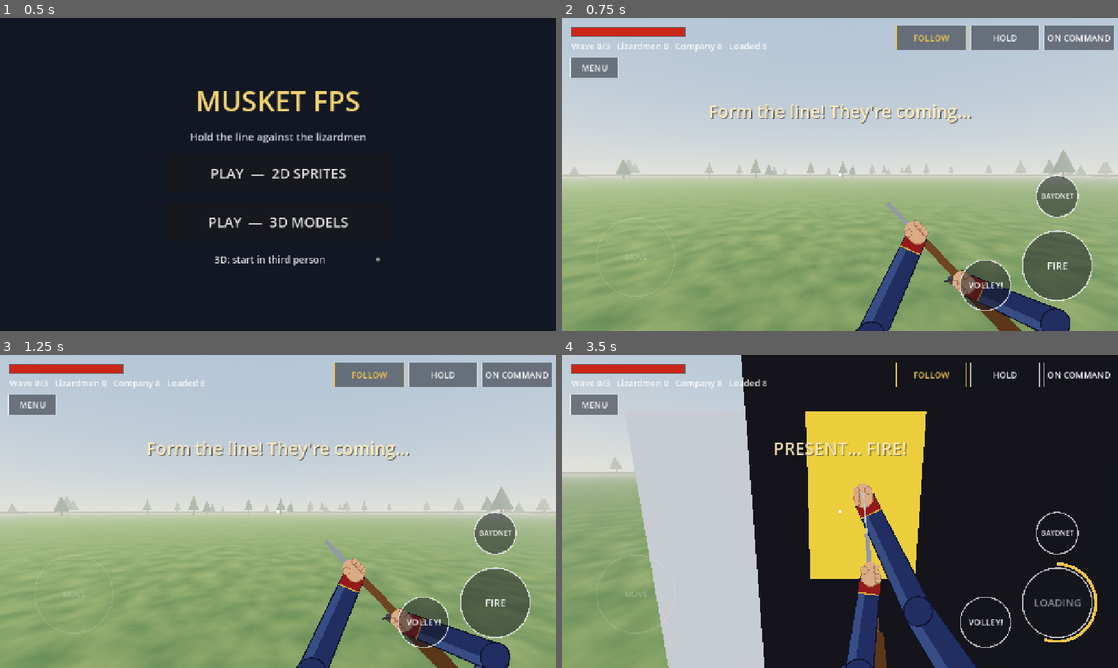
Above: before the commit, frames 1-4 (two rows, left to right).
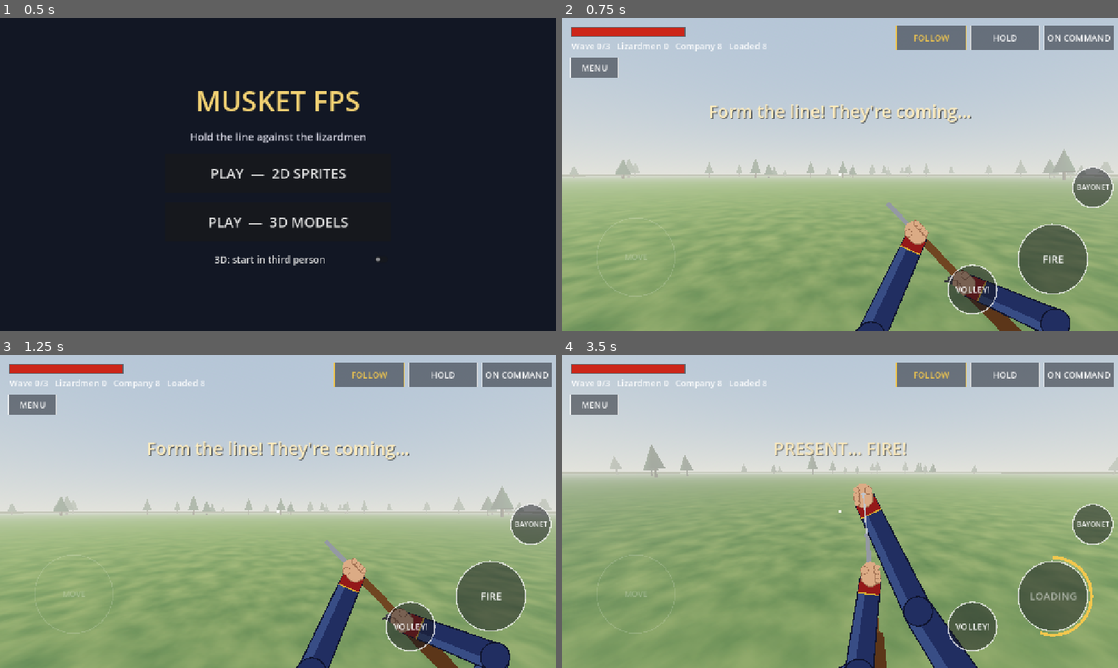
Above: after the commit, the same moments.

Repository: cavaleirobrancopensante/MusketFPS
Game: Godot game, scene res://scenes/menu.tscn
The game is run twice, just before and just after one commit, with the same random seed, the same clock (stepped at 60 frames per second) and the same inputs.
Inputs (mouse positions are in pixels of both pictures, inside the frame that each line leads up to):
- Up to frame 1 (0.5 s): no input
- Up to frame 2 (0.75 s): click "PLAY — 2D SPRITES" at 0.5 s
- Up to frame 3 (1.25 s): no input
- Up to frame 4 (3.5 s): move the mouse to (812, 574) at 1.27 s; hold W (move_forward) 1.28-2 s; tap E (block) at 1.35, 3.05 s; click (812, 574) at 1.42 s; tap Space (fire) at 1.55 s; drag from (1006, 558) to (812, 574) at 2.02 s; move the mouse to (673, 464) at 2.77 s; hold A (move_left) from 2.78 s (still down); tap F (volley) at 2.85 s

Frame 1 is identical in both runs. In frame 2, 3.4% of the frame differs, in the area x 1-100%, y 41-95%; in frame 3, 3.4%; in frame 4, 73%, in the area x 8-100%, y 0-100%.

Commit message:
Swing buttons, clearer first person, soldiers with individual pace
- Melee: four swing buttons (OVER, LEFT, RIGHT, THRUST) replace the
  drag joystick; press to wind up, hold to charge, release to strike,
  drag from the button to keep aiming
- 3D first person: own torso, collar and head hidden; shoulders sit
  below the screen so only arms and musket show; reload pose further out
- Soldiers each have reaction time, pace, steadiness and reload speed;
  they see the line's position with a personal delay so wheels and halts
  ripple through the company; ragged volleys, misfires, idle glances,
  animations out of step

Co-Authored-By: Claude Opus 5.5 <noreply@anthropic.com>
Claude-Session: https://claude.ai/code/session_01HuFGXcEGY55MGcQ6NUu6tq

Diff:
--- a/scripts/hud.gd
+++ b/scripts/hud.gd
@@ -3,9 +3,9 @@
 ##   left side  - floating move joystick (appears where your thumb lands)
 ##   right side - drag anywhere to look
 ##   FIRE       - fires your musket; keep dragging from it to aim while firing
-##   BAYONET    - switch to melee; the FIRE button becomes the SWING joystick:
-##                press to wind up, drag up/left/right/down to choose where the
-##                blow comes from, release to strike (hold longer = heavier)
+##   BAYONET    - switch to melee; FIRE becomes four swing buttons (OVER,
+##                LEFT, RIGHT, THRUST): press to wind up, hold to charge,
+##                release to strike; drag from the button to keep aiming
 ##   BLOCK      - hold to parry (melee only)
 ##   VOLLEY!    - the company fires every loaded musket
 ##   top right  - FOLLOW / HOLD / fire mode toggle
@@ -14,8 +14,6 @@
 ## Touches are handled by hand (not Buttons) so several fingers work at once.
 
 const JOY_RADIUS := 90.0
-const SWING_RADIUS := 70.0
-const SWING_DEADZONE := 26.0
 
 # Swing directions (same values as player.gd's Swing enum).
 const NONE := -1
@@ -62,9 +60,7 @@
 var joy_pos := Vector2.ZERO
 var look_index := -1
 var look_last := Vector2.ZERO
-var swing_index := -1
-var swing_origin := Vector2.ZERO
-var swing_pos := Vector2.ZERO
+var swing_index := -1 # finger holding a swing button
 var block_index := -1
 
 var message := ""
@@ -141,13 +137,21 @@
 func _buttons() -> Array:
 	var s := size
 	var list := []
-	var main_label := "SWING" if _melee() else "FIRE"
-	list.append({"id": "fire", "circle": true, "pos": Vector2(s.x - 140, s.y - 150), "r": 80.0, "label": main_label})
-	list.append({"id": "weapon", "circle": true, "pos": Vector2(s.x - 140, s.y - 310), "r": 48.0,
+	var c := Vector2(s.x - 150, s.y - 165)
+	if _melee():
+		# Four swing buttons in a diamond where FIRE was: the button you
+		# press is where the blow comes from.
+		var gap := 84.0
+		list.append({"id": "swing0", "circle": true, "pos": c + Vector2(0, -gap), "r": 46.0, "label": "OVER"})
+		list.append({"id": "swing1", "circle": true, "pos": c + Vector2(-gap, 0), "r": 46.0, "label": "LEFT"})
+		list.append({"id": "swing2", "circle": true, "pos": c + Vector2(gap, 0), "r": 46.0, "label": "RIGHT"})
+		list.append({"id": "swing3", "circle": true, "pos": c + Vector2(0, gap), "r": 46.0, "label": "THRUST"})
+		list.append({"id": "block", "circle": true, "pos": Vector2(s.x - 310, s.y - 280), "r": 52.0, "label": "BLOCK"})
+	else:
+		list.append({"id": "fire", "circle": true, "pos": c, "r": 80.0, "label": "FIRE"})
+	list.append({"id": "weapon", "circle": true, "pos": Vector2(s.x - 58, s.y - 330), "r": 46.0,
 		"label": "MUSKET" if _melee() else "BAYONET"})
-	list.append({"id": "volley", "circle": true, "pos": Vector2(s.x - 305, s.y - 105), "r": 58.0, "label": "VOLLEY!"})
-	if _melee():
-		list.append({"id": "block", "circle": true, "pos": Vector2(s.x - 300, s.y - 260), "r": 54.0, "label": "BLOCK"})
+	list.append({"id": "volley", "circle": true, "pos": Vector2(s.x - 335, s.y - 95), "r": 56.0, "label": "VOLLEY!"})
 	var bw := 160.0
 	var bh := 56.0
 	var y := 18.0
@@ -171,14 +175,6 @@
 	return r.grow(10).has_point(p)
 
 
-static func _dir_from_drag(v: Vector2) -> int:
-	if v.length() < SWING_DEADZONE:
-		return NONE
-	if absf(v.x) > absf(v.y):
-		return LEFT if v.x < 0.0 else RIGHT
-	return OVERHEAD if v.y < 0.0 else THRUST
-
-
 # ---------------------------------------------------------------- input
 
 func _input(event: InputEvent) -> void:
@@ -192,11 +188,6 @@
 		var d := make_input_local(event) as InputEventScreenDrag
 		if d.index == joy_index:
 			joy_pos = d.position
-		elif d.index == swing_index:
-			swing_pos = d.position
-			var dir := _dir_from_drag(swing_pos - swing_origin)
-			if dir != NONE:
-				player.set_swing_dir(dir)
 		elif d.index == look_index:
 			var drag := d.position - look_last
 			player.add_look(drag)
@@ -236,20 +227,22 @@
 	pressed_id = id
 	pressed_time = 0.15
 	match id:
-		"fire":
-			if _melee():
-				# The fire button becomes the swing joystick; the stick
-				# centres wherever your thumb lands.
-				if swing_index == -1 and player.begin_swing():
-					swing_index = idx
-					swing_origin = p
-					swing_pos = p
-			else:
-				player.request_fire()
-				# Like CoD Mobile: the fire button also aims if you drag from it.
+		"swing0", "swing1", "swing2", "swing3":
+			# Press to wind up, hold to charge, release to strike.
+			if swing_index == -1 and player.begin_swing():
+				player.set_swing_dir(int(id.substr(5)))
+				swing_index = idx
+				# Dragging from a swing button turns you, so you can track
+				# a target while winding up.
 				if look_index == -1:
 					look_index = idx
 					look_last = p
+		"fire":
+			player.request_fire()
+			# Like CoD Mobile: the fire button also aims if you drag from it.
+			if look_index == -1:
+				look_index = idx
+				look_last = p
 		"weapon":
 			player.toggle_weapon()
 		"block":
@@ -403,10 +396,7 @@
 		_text_center("MOVE", hint, 18, Color(1, 1, 1, 0.25))
 
 	for b in _buttons():
-		if b["id"] == "fire" and swing_index != -1:
-			_draw_swing_stick()
-		else:
-			_draw_button(b)
+		_draw_button(b)
 
 	# Message banner.
 	if message_time > 0.0 and message != "":
@@ -661,31 +651,6 @@
 			draw_arc(c, 16, 0, TAU, 32, Color(1, 1, 1, 0.3), 2)
 
 
-## The swing joystick: four sectors, the chosen one lit, plus a charge ring.
-func _draw_swing_stick() -> void:
-	var o := swing_origin
-	var r := SWING_RADIUS
-	draw_circle(o, r, Color(0.08, 0.09, 0.12, 0.55))
-	var chosen: int = player.swing_dir
-	var gold := Color(0.95, 0.78, 0.3)
-	# Sector centres: up, left, right, down.
-	var centres := {OVERHEAD: -PI * 0.5, LEFT: PI, RIGHT: 0.0, THRUST: PI * 0.5}
-	for d in centres:
-		var ang: float = centres[d]
-		var col := gold if d == chosen else Color(1, 1, 1, 0.35)
-		draw_arc(o, r - 6, ang - 0.6, ang + 0.6, 16, col, 8 if d == chosen else 3)
-	var labels := {OVERHEAD: "OVER", LEFT: "LEFT", RIGHT: "RIGHT", THRUST: "THRUST"}
-	for d in labels:
-		var ang2: float = centres[d]
-		var lc := gold if d == chosen else Color(1, 1, 1, 0.5)
-		_text_center(labels[d], o + Vector2.from_angle(ang2) * (r * 0.62), 13, lc)
-	var ch: float = player.charge()
-	var ring := Color(1, 1, 1) if ch >= 1.0 else gold
-	draw_arc(o, r + 8, -PI * 0.5, -PI * 0.5 + TAU * ch, 48, ring, 6)
-	var knob := o + (swing_pos - o).limit_length(r - 20)
-	draw_circle(knob, 26, Color(1, 1, 1, 0.5))
-
-
 func _draw_button(b: Dictionary) -> void:
 	var id: String = b["id"]
 	var bg := Color(0.08, 0.09, 0.12, 0.5)
@@ -701,6 +666,12 @@
 		bg = Color(1, 1, 1, 0.35)
 	if id == "volley" and battle.loaded_count() == 0:
 		label_col = Color(1, 1, 1, 0.35)
+	var swinging: bool = id.begins_with("swing") and player.swing_phase != "idle" \
+		and int(id.substr(5)) == player.swing_dir
+	if swinging:
+		edge = Color(0.95, 0.78, 0.3)
+		label_col = Color(0.95, 0.78, 0.3)
+		bg = Color(0.95, 0.78, 0.3, 0.25)
 
 	if b["circle"]:
 		var pos: Vector2 = b["pos"]
@@ -713,9 +684,14 @@
 			draw_arc(pos, r + 9, -PI * 0.5, -PI * 0.5 + TAU * player.reload_progress(), 48, Color(0.95, 0.78, 0.3), 7)
 			label = "LOADING"
 			label_col = Color(1, 1, 1, 0.5)
+		if swinging and player.swing_phase == "windup":
+			# Charge ring fills while you hold; white when fully charged.
+			var ch: float = player.charge()
+			var ring := Color(1, 1, 1) if ch >= 1.0 else Color(0.95, 0.78, 0.3)
+			draw_arc(pos, r + 8, -PI * 0.5, -PI * 0.5 + TAU * ch, 40, ring, 6)
 		if id == "weapon" and player.is_switching():
 			label_col = Color(1, 1, 1, 0.4)
-		var fsize := 24 if id == "fire" else (16 if id == "weapon" else 20)
+		var fsize := 24 if id == "fire" else (16 if id == "weapon" or id.begins_with("swing") else 20)
 		_text_center(label, pos, fsize, label_col)
 	else:
 		var rect: Rect2 = b["rect"]
--- a/scripts/player.gd
+++ b/scripts/player.gd
@@ -131,9 +131,9 @@
 		pos.y = maxf(pos.y, 0.35)
 		camera.position = pos
 	else:
-		# Eye sits just behind the head so your hands and musket keep a
-		# comfortable distance from the lens.
-		camera.position = Vector3(0, 1.66, 0.14)
+		# Eye at the head; your own torso is hidden in first person, and the
+		# arms rise from below the screen, so nothing of you blocks the view.
+		camera.position = Vector3(0, 1.64, 0.02)
 	camera.rotation = Vector3(pitch, 0, 0)
 
 
--- a/scripts/player_body.gd
+++ b/scripts/player_body.gd
@@ -12,7 +12,7 @@
 
 # [grip position, musket direction]
 const READY := [Vector3(0.19, 1.34, -0.46), Vector3(-0.04, 0.05, -1)]
-const UPRIGHT := [Vector3(0.06, 1.0, -0.42), Vector3(0, 1, -0.22)]
+const UPRIGHT := [Vector3(0.02, 0.98, -0.56), Vector3(0, 1, -0.25)]
 const MELEE_IDLE := [Vector3(0.16, 1.28, -0.3), Vector3(0, 0.28, -1)]
 const BLOCK := [Vector3(0.32, 1.52, -0.42), Vector3(-1, 0.1, -0.05)]
 # Swing directions: 0 overhead, 1 from left, 2 from right, 3 thrust.
@@ -124,7 +124,7 @@
 		"A": grip,
 		"B": grip + Vector3(0.07, 0.1, -0.02),
 		"C": muzzle + Vector3(0.03, 0.08, 0.0),
-		"D": muzzle + d * 0.45,
+		"D": muzzle + d * 0.34,
 		"E": muzzle + d * 0.06,
 		"F": muzzle + d * 0.32 + Vector3(0.04, 0, 0),
 		"H": Vector3(0.28, 0.95, 0.05),
--- a/scripts/rig3d.gd
+++ b/scripts/rig3d.gd
@@ -38,6 +38,7 @@
 const MUZZLE := 1.05
 const BUTT := 0.45
 const FORESTOCK := 0.3 # where the left hand holds it
+const FP_SHOULDER_DROP := Vector3(0.0, -0.22, -0.04)
 
 static var _materials := {}
 static var _meshes := {}
@@ -89,7 +90,6 @@
 var _leg := {}
 var _tail: Array = []
 var _all_meshes: Array = []
-var _fp_hide: Array = [] # hidden in first person
 var _overlay: StandardMaterial3D
 
 var _shoulder_r := Vector3(0.23, 0.5, 0.0) # spine space
@@ -105,6 +105,7 @@
 	add_child(body)
 	spine = Node3D.new()
 	body.add_child(spine)
+	_walk_phase = randf() * TAU # everyone out of step
 	_overlay = StandardMaterial3D.new()
 	_overlay.shading_mode = BaseMaterial3D.SHADING_MODE_UNSHADED
 	_overlay.transparency = BaseMaterial3D.TRANSPARENCY_ALPHA
@@ -189,8 +190,8 @@
 	_part(spine, _box_mesh(Vector3(0.4, 0.3, 0.22)), coat, Vector3(0, -0.08, 0.02))
 	if officer:
 		_part(spine, _box_mesh(Vector3(0.44, 0.04, 0.26)), RED, Vector3(0, 0.02, 0)) # sash
-		_fp_hide.append(_part(spine, _box_mesh(Vector3(0.12, 0.03, 0.14)), GOLD, Vector3(0.22, 0.56, 0)))
-		_fp_hide.append(_part(spine, _box_mesh(Vector3(0.12, 0.03, 0.14)), GOLD, Vector3(-0.22, 0.56, 0)))
+		_part(spine, _box_mesh(Vector3(0.12, 0.03, 0.14)), GOLD, Vector3(0.22, 0.56, 0))
+		_part(spine, _box_mesh(Vector3(0.12, 0.03, 0.14)), GOLD, Vector3(-0.22, 0.56, 0))
 	else:
 		_part(spine, _box_mesh(Vector3(0.06, 0.62, 0.02)), WHITE, Vector3(0, 0.28, -0.125), Vector3(0, 0, 38))
 		_part(spine, _box_mesh(Vector3(0.06, 0.62, 0.02)), WHITE, Vector3(0, 0.28, -0.125), Vector3(0, 0, -38))
@@ -324,11 +325,9 @@
 	_lean = lerpf(_lean, t_lean, k)
 	_jaw = lerpf(_jaw, t_jaw, k)
 	spine.rotation.x = -_lean
-	if head != null:
-		head.visible = show_head
-	# First person: hide what would sit right on the lens (epaulettes).
-	for mi in _fp_hide:
-		mi.visible = show_head
+	# First person: hide your own torso, collar and head, so the screen shows
+	# only arms and musket (the arms and legs aren't parented to the spine).
+	spine.visible = show_head
 
 	if kind == "lizard":
 		_update_lizard(delta, kh)
@@ -355,8 +354,11 @@
 	var l_target: Vector3 = grip + wdir * FORESTOCK if t_hand_l == null else _pitched(t_hand_l, pitch, pivot)
 	_hand_r = _hand_r.lerp(r_target, kh)
 	_hand_l = _hand_l.lerp(l_target, kh)
-	_place_arm("r", spine.transform * _shoulder_r, _hand_r, Vector3(1.0, -1.0, 0.4))
-	_place_arm("l", spine.transform * _shoulder_l, _hand_l, Vector3(-1.0, -1.0, 0.4))
+	# First person: anchor the shoulders lower and a touch forward, so the
+	# upper arms rise from below the screen edge instead of beside the lens.
+	var fp_drop := Vector3.ZERO if show_head else FP_SHOULDER_DROP
+	_place_arm("r", spine.transform * _shoulder_r + fp_drop, _hand_r, Vector3(1.0, -1.0, 0.4))
+	_place_arm("l", spine.transform * _shoulder_l + fp_drop, _hand_l, Vector3(-1.0, -1.0, 0.4))
 
 	hand_bayonet.visible = bayonet_in_hand
 	if bayonet_in_hand:
--- a/scripts/soldier.gd
+++ b/scripts/soldier.gd
@@ -1,6 +1,16 @@
 extends "res://scripts/unit.gd"
 ## One musketeer of your company. Keeps his place in the line, loads, fires
 ## (on your command or at will) and uses the bayonet when lizardmen close in.
+##
+## Every man is a little different, so the company obeys as a body but never
+## moves like one machine:
+##   reaction  - how long before he notices the line moving or wheeling
+##   pace      - how briskly he walks and works his musket
+##   steadiness- quick on the trigger or slow and deliberate; shaky men
+##               flinch more and fire wider
+##   reload    - his own reload time, which varies a little every time
+## He also glances around while standing, and his musket can misfire (a
+## "flash in the pan") and need re-priming.
 ##
 ## Animations: idle, walk, aim (musket levelled, shot coming), fire, reload
 ## (ramming), guard (bayonet charged) and thrust.
@@ -10,6 +20,8 @@
 const MELEE_RANGE := 1.8
 const MELEE_DAMAGE := 34.0
 const MELEE_COOLDOWN := 1.2
+const MISFIRE_CHANCE := 0.04
+const REPRIME_TIME := 1.3
 
 var slot_index := 0
 var loaded := true
@@ -19,28 +31,51 @@
 var melee_timer := 0.0
 var retarget_timer := 0.0
 var target: Node3D = null
+
+# Personality.
+var reaction := 0.5
+var pace := 1.0
+var steadiness := 0.5
+
 var _ram_sound_t := 0.0
+var _history: Array = [] # [time, slot position, line facing], for delayed reactions
+var _seen_slot := Vector3.ZERO
+var _seen_forward := Vector3.FORWARD
+var _clock := 0.0
+var _glance_t := 0.0
+var _glance := 0.0 # radians he's looking off to the side
+var _reprime_left := 0.0
 
 
 func _ready() -> void:
 	add_to_group("friendlies")
 	rig_kind = "soldier"
+	reaction = randf_range(0.15, 1.1)
+	pace = randf_range(0.85, 1.15)
+	steadiness = randf()
+	reload_time = randf_range(4.0, 5.6) / pace
+	tempo = pace
+	retarget_timer = randf() * 0.4
+	_glance_t = randf_range(1.0, 4.0)
 	_setup_body(4, 0.35, 1.8, 1.8)
-	reload_time = randf_range(4.5, 5.5)
-	retarget_timer = randf() * 0.4
+	_seen_slot = global_position
+	_seen_forward = battle.line_forward
 
 
 func _physics_process(delta: float) -> void:
 	if not alive:
 		return
+	_clock += delta
+	_update_perception()
 	if not loaded:
 		reload_left -= delta
 		_ram_sound_t -= delta
 		if _ram_sound_t <= 0.0 and reload_left > 0.8:
-			_ram_sound_t = 0.8
+			_ram_sound_t = 0.8 / pace
 			battle.play_sound("ramrod", global_position + Vector3.UP * 1.4, -14.0)
 		if reload_left <= 0.0:
 			loaded = true
+	_reprime_left -= delta
 	melee_timer -= delta
 	retarget_timer -= delta
 	if retarget_timer <= 0.0 or not is_valid_target(target):
@@ -57,7 +92,7 @@
 		face_toward(target.global_position - global_position)
 		set_base_anim("guard")
 		if melee_timer <= 0.0:
-			melee_timer = MELEE_COOLDOWN
+			melee_timer = MELEE_COOLDOWN * randf_range(0.8, 1.25) / pace
 			play_oneshot("thrust", 0.3)
 			_punch(Vector3.ONE * 1.08, 0.25)
 			if randf() < 0.75:
@@ -70,15 +105,14 @@
 				battle.play_sound("swish", global_position + Vector3.UP, -8.0)
 		return
 
-	# March to our slot in the line.
-	var slot: Vector3 = battle.get_slot_position(slot_index)
-	var to_slot := slot - global_position
+	# March to where he *thinks* his slot is (he reacts a moment late).
+	var to_slot := _seen_slot - global_position
 	to_slot.y = 0.0
 	var gap := to_slot.length()
 	var v := Vector3.ZERO
-	if gap > 0.3:
-		var spd := SPEED * (1.4 if gap > 6.0 else 1.0)
-		v = to_slot / gap * minf(spd, gap * 3.0)
+	if gap > 0.35:
+		var spd := SPEED * pace * (1.4 if gap > 6.0 else 1.0)
+		v = to_slot / gap * minf(spd, gap * 2.5)
 	var push: Vector3 = battle.separation(self, battle.soldiers, 1.0)
 	velocity = v + push * 2.0
 	move_and_slide()
@@ -88,29 +122,52 @@
 		shot_timer -= delta
 		if shot_timer < 0.0:
 			_shoot()
-	elif loaded and battle.is_at_will() and dist_t <= RANGE and gap < 1.5:
-		shot_timer = randf_range(0.3, 1.8)
+	elif loaded and _reprime_left <= 0.0 and battle.is_at_will() and dist_t <= RANGE and gap < 1.5:
+		# Shaky men fire sooner and from further out; steady men wait.
+		shot_timer = randf_range(0.3, 1.2) + steadiness * 1.5
 
 	# Look and animation.
 	if shot_timer >= 0.0 and is_valid_target(target):
 		face_toward(target.global_position - global_position)
 		set_base_anim("aim")
-	elif gap > 0.3:
+	elif gap > 0.35:
 		face_toward(v)
 		set_base_anim("walk")
 	else:
-		face_toward(battle.line_forward)
+		_glance_t -= delta
+		if _glance_t <= 0.0:
+			# Now and then he looks along the line or at the enemy.
+			_glance_t = randf_range(2.0, 6.0)
+			_glance = 0.0 if randf() < 0.5 else randf_range(-0.5, 0.5)
+		var look := _seen_forward
+		if dist_t < 25.0 and randf() < 0.02:
+			_glance = 0.0
+		face_toward(Basis(Vector3.UP, _glance) * look)
 		set_base_anim("idle" if loaded else "reload")
+
+
+## He sees the line's position and facing as they were `reaction` seconds ago,
+## so when you wheel or halt the company, the movement ripples through it.
+func _update_perception() -> void:
+	_history.append([_clock, battle.get_slot_position(slot_index), battle.line_forward])
+	while _history.size() > 1 and _clock - float(_history[0][0]) > reaction:
+		var old: Array = _history.pop_front()
+		_seen_slot = old[1]
+		_seen_forward = old[2]
+	if _history.size() == 1:
+		_seen_slot = _history[0][1]
+		_seen_forward = _history[0][2]
 
 
 ## Called by the company when you order a volley.
 func volley() -> void:
-	if not alive or not loaded:
+	if not alive or not loaded or _reprime_left > 0.0:
 		return
 	if not is_valid_target(target):
 		target = battle.nearest_enemy(global_position, RANGE)
 	if is_valid_target(target):
-		shot_timer = randf_range(0.0, 0.3) # a ragged ripple, not a perfect crack
+		# He hears the order, presents, takes aim: a ragged ripple, not a crack.
+		shot_timer = 0.15 + reaction * 0.4 + randf_range(0.0, 0.25) + steadiness * 0.2
 
 
 func _shoot() -> void:
@@ -121,20 +178,26 @@
 		target = battle.nearest_enemy(global_position, RANGE)
 	if not is_valid_target(target):
 		return
-	loaded = false
-	reload_left = reload_time
-	_ram_sound_t = 1.5
 	var to_t := target.global_position - global_position
 	var d := to_t.length()
 	var dir := to_t / maxf(d, 0.01)
 	face_toward(dir)
+	var muzzle := global_position + dir * 0.9 + Vector3.UP * 1.45
+	if randf() < MISFIRE_CHANCE:
+		# Flash in the pan: a puff by the lock, no shot. Re-prime and try again.
+		battle.spawn_flash(muzzle - dir * 0.6)
+		battle.play_sound("ramrod", muzzle, -10.0)
+		_reprime_left = REPRIME_TIME / pace
+		return
+	loaded = false
+	reload_left = reload_time * randf_range(0.9, 1.15)
+	_ram_sound_t = 1.5
 	play_oneshot("fire", 0.25)
-	var muzzle := global_position + dir * 0.9 + Vector3.UP * 1.45
 	battle.spawn_smoke(muzzle, 1.0)
 	battle.spawn_flash(muzzle)
 	battle.play_sound("musket", muzzle, -2.0)
-	# Smoothbore muskets: good odds up close, poor at range.
-	var chance := clampf(0.8 - d * 0.014, 0.25, 0.8)
+	# Smoothbore muskets: good odds up close, poor at range; nerves matter.
+	var chance := clampf(0.8 - d * 0.014, 0.25, 0.8) * lerpf(0.85, 1.05, steadiness)
 	if randf() < chance:
 		target.take_damage(100.0)
 
--- a/scripts/unit.gd
+++ b/scripts/unit.gd
@@ -27,6 +27,7 @@
 var facing := Vector3.FORWARD # where the unit's body points (flat)
 var anim := "idle"
 var anim_time := 0.0
+var tempo := 1.0 # personal animation speed (a brisk or a slow man)
 var _base_anim := "idle"
 var _oneshot_left := 0.0
 var _tex_key := ""
@@ -75,14 +76,14 @@
 	_base_anim = name
 	if _oneshot_left <= 0.0 and anim != name:
 		anim = name
-		anim_time = 0.0
+		anim_time = randf() * 0.5 # so loops never march in lockstep
 
 
 ## A short animation that plays once (fire, thrust, strike), then returns.
 func play_oneshot(name: String, seconds: float) -> void:
 	anim = name
 	anim_time = 0.0
-	_oneshot_left = seconds
+	_oneshot_left = seconds / tempo
 
 
 func face_toward(dir: Vector3) -> void:
@@ -99,7 +100,7 @@
 func _process(delta: float) -> void:
 	if not alive:
 		return
-	anim_time += delta
+	anim_time += delta * tempo
 	if _oneshot_left > 0.0:
 		_oneshot_left -= delta
 		if _oneshot_left <= 0.0:
Not shown, added: scripts/player_body.gd.uid
Not shown, changed: README.md
